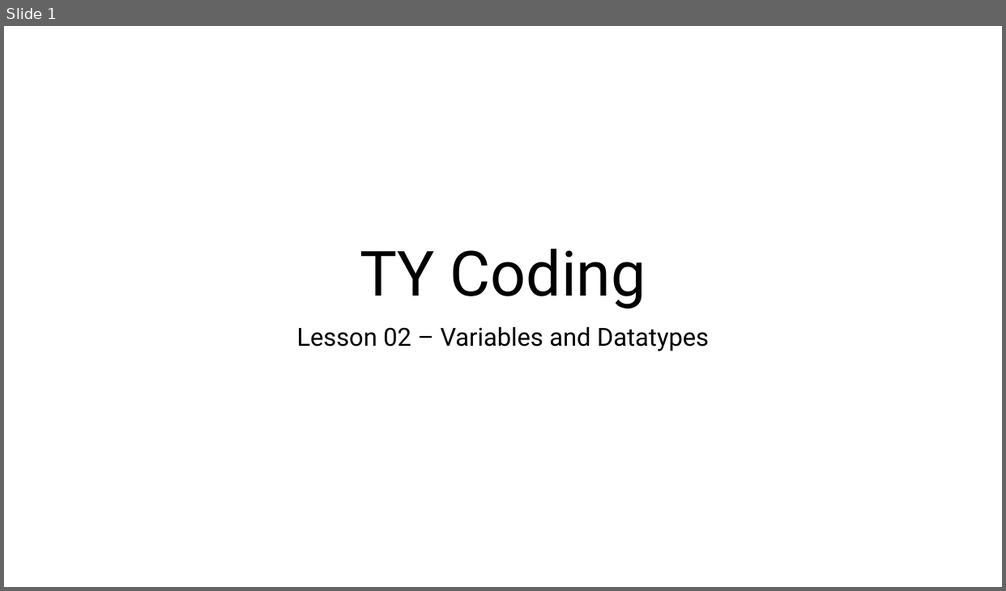
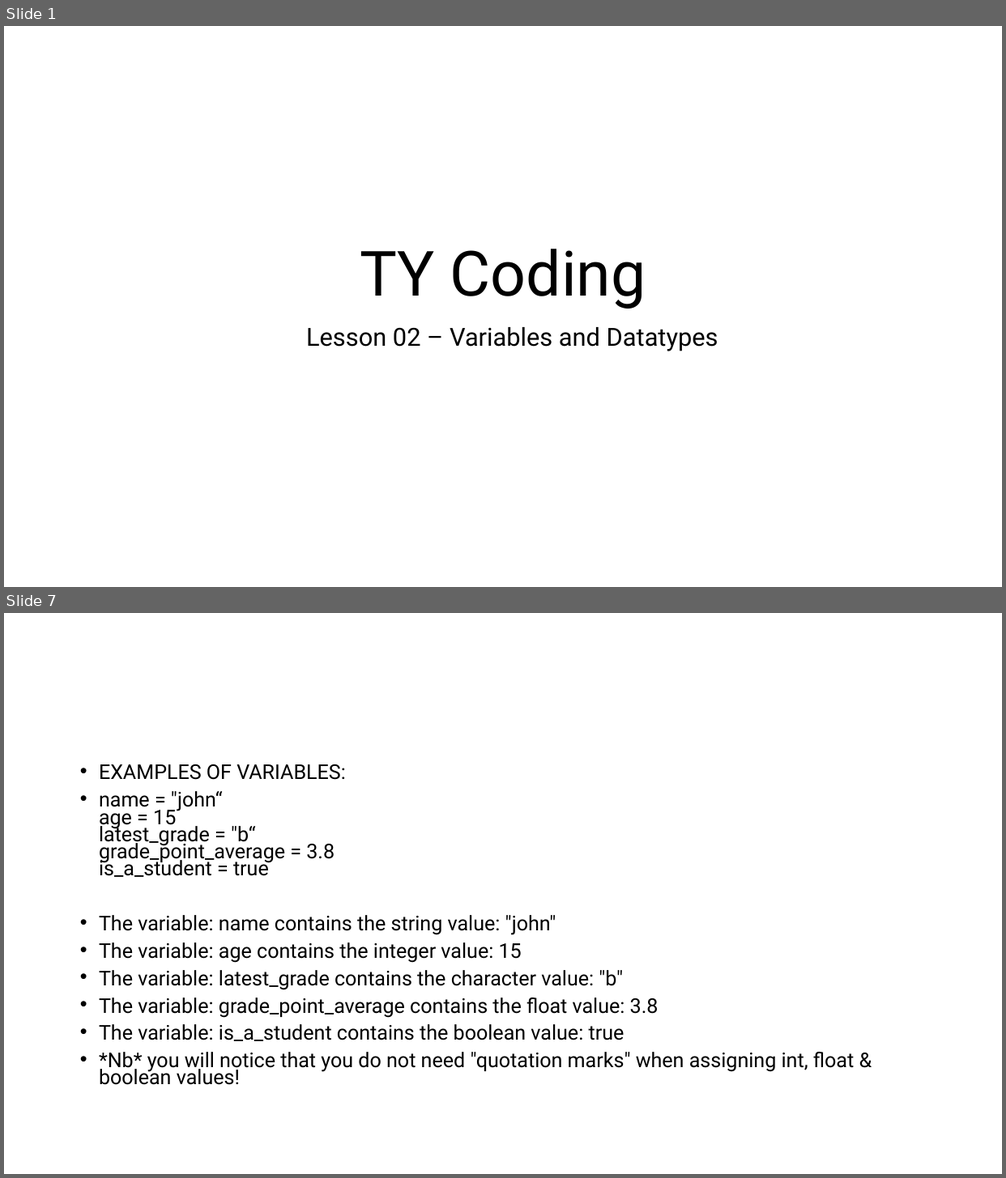
Before and after one commit to JFinnTeacher/TY-Introduction-to-Coding-with-Python, a slide deck: Lesson 02 - Datatypes and Variables/Teaching Resources/Lesson 02 Variables and Datatypes.pptx. Shown one above the other, each under a label of ours: slide 1 before the commit, slides 1 and 7 after it; the slides between them are not shown. The pictures are 1006x591 and 1006x1178 pixels, drawn with LibreOffice and Linux fonts; fonts in the diff are those of the drawing; background and template pictures are left out. Boxes give left, top, right and bottom in pixels: in the first picture for what was removed or moved away, otherwise in the second. Text is boxed around its words. In the diff, an @@ line names an element or a change of style, - is before the commit and + after.

Commit message:
Added lessons 2 and 3

```diff
--- a/Lesson 02 - Datatypes and Variables/Teaching Resources/Lesson 02 Variables and Datatypes.pptx
+++ b/Lesson 02 - Datatypes and Variables/Teaching Resources/Lesson 02 Variables and Datatypes.pptx
@@ slide 7 added at (x1=4, y1=613, x2=1002, y2=1174), background #FFFFFF @@
@@ text added at (x1=99, y1=764, x2=854, y2=1085), 19.6 pt, text #000000 @@
+• EXAMPLES OF VARIABLES:
+• name = "john“
+  age = 15
+  latest_grade = "b“
+  grade_point_average = 3.8
+  is_a_student = true
+• The variable: name contains the string value: "john"
+• The variable: age contains the integer value: 15
+• The variable: latest_grade contains the character value: "b"
+• The variable: grade_point_average contains the float value: 3.8
+• The variable: is_a_student contains the boolean value: true
+• *Nb* you will notice that you do not need "quotation marks" when assigning int, float & boolean values!
@@ slide 1 changed as well @@
@@ subtitle "Lesson 02 – Variables and ..." at (x1=306, y1=327, x2=718, y2=352): indent changed @@
```
Also in this commit, not shown: 12 other slides added, 17 other files.
